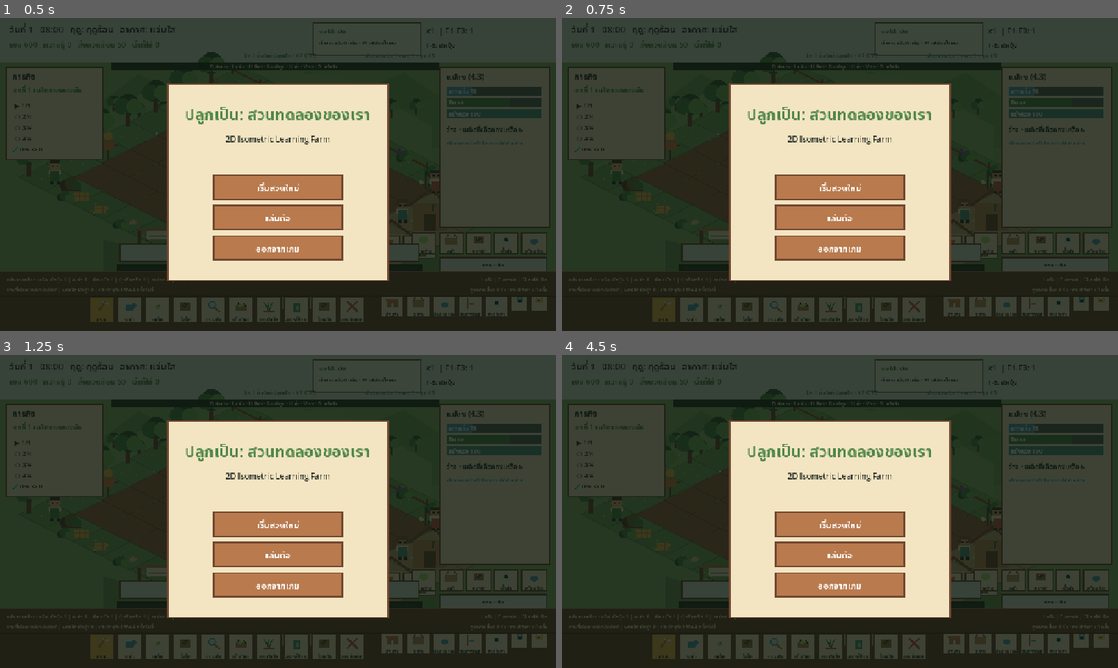
Above: before the commit, frames 1-4 (two rows, left to right).
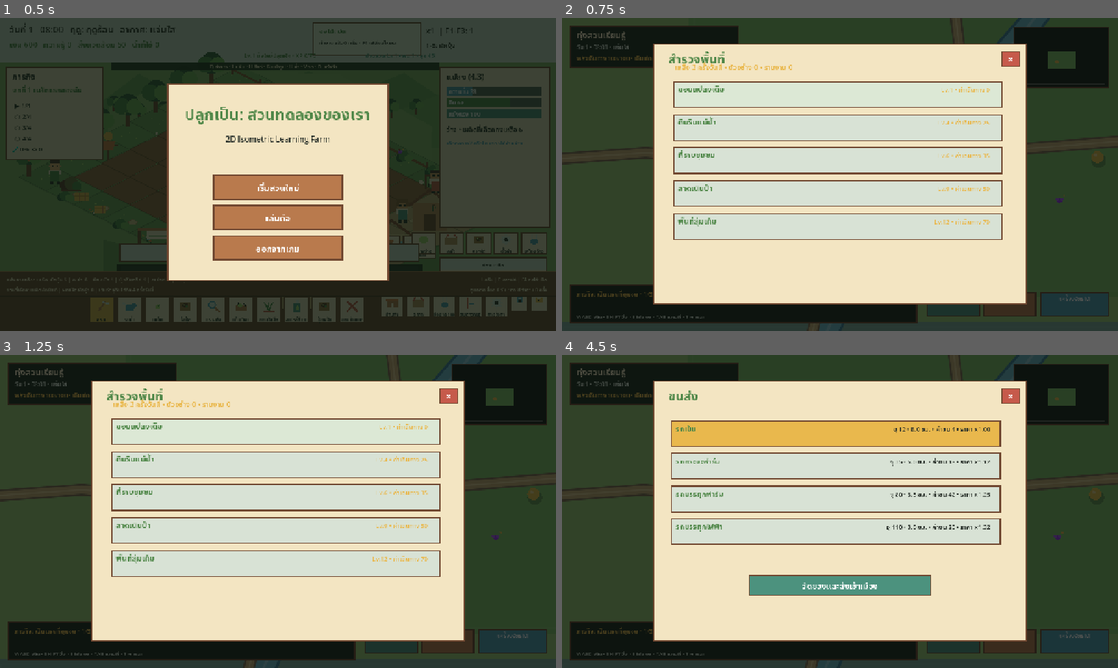
Above: after the commit, the same moments.

Repository: thanawat150/game
Game: Godot game, scene res://Main.tscn
Two runs of this game, one before a commit and one after it. Both use one fixed random seed, a clock stepped at 60 frames per second and the inputs below.
Inputs (mouse positions are in pixels of both pictures, inside the frame that each line leads up to):
- Up to frame 1 (0.5 s): no input
- Up to frame 2 (0.75 s): tap Enter at 0.5 s; move the mouse to (962, 158) at 0.52 s; hold Right (ui_right) from 0.53 s (still down); tap Q at 0.6 s; click (962, 158) at 0.67 s
- Up to frame 3 (1.25 s): keep holding Right (ui_right); tap Space at 0.77 s
- Up to frame 4 (4.5 s): tap Space at 1.25, 1.52, 2.75, 3.02, 3.77, 4.25 s; move the mouse to (728, 527) at 1.27 s; release Right (ui_right) at 1.28 s; hold Down (ui_down) 1.28-2.03 s; tap L at 1.35 s; tap Enter at 2, 3.5 s; move the mouse to (895, 442) at 2.02 s; hold Right (ui_right) 2.03-2.78 s; tap G at 2.1 s; move the mouse to (812, 574) at 2.77 s; hold Up (ui_up) 2.78-3.53 s; tap H at 2.85 s; click (812, 574) at 2.92 s; move the mouse to (1006, 558) at 3.52 s; hold Left (ui_left) from 3.53 s (still down); tap U at 3.6 s; move the mouse to (673, 464) at 4.27 s; tap V at 4.35 s

Frame 1 is identical in both runs. In frame 2, 63% of the frame differs, in the area x 0-100%, y 0-100%; in frame 3, 63%; in frame 4, 65%.

Commit message:
Use Open World menu input fix controller

Diff:
--- a/GrowWise/Main.tscn
+++ b/GrowWise/Main.tscn
@@ -1,6 +1,6 @@
 [gd_scene load_steps=2 format=3]
 
-[ext_resource type="Script" path="res://scripts/openworld_layer_v2.gd" id="1"]
+[ext_resource type="Script" path="res://scripts/openworld_play_fix.gd" id="1"]
 
 [node name="GrowWise" type="Node2D"]
 script = ExtResource("1")
